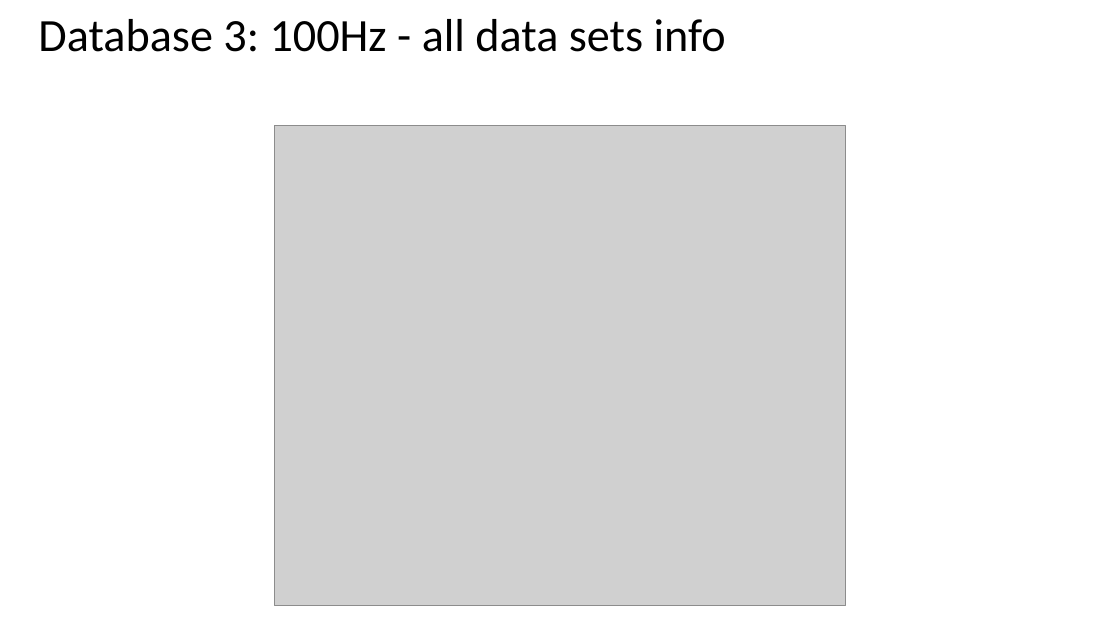
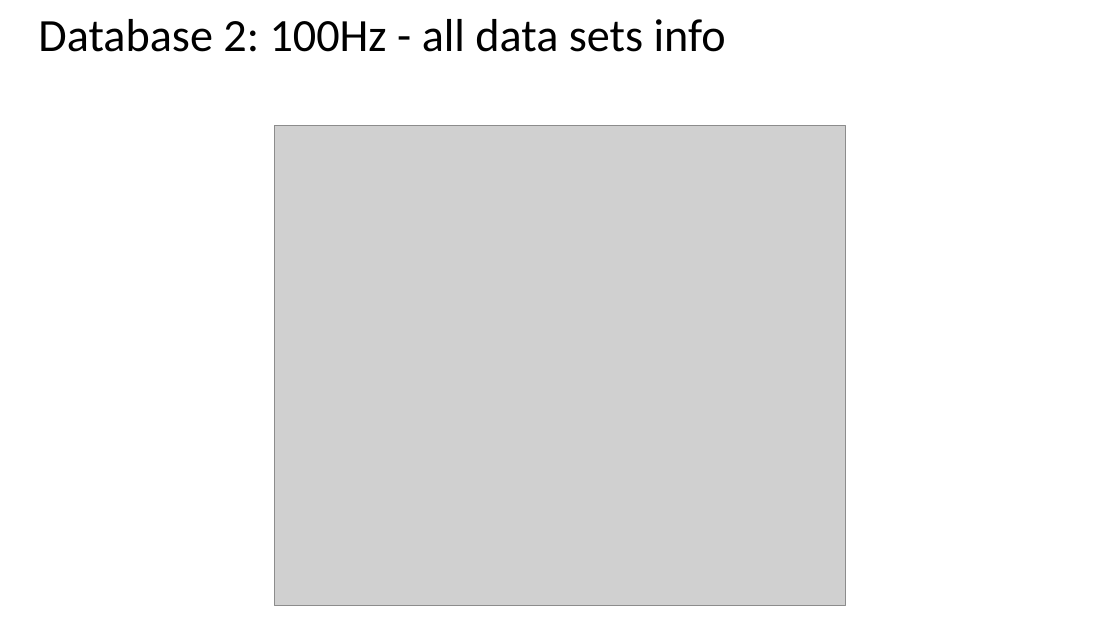
Before and after one commit to AntonioMarsella/github_ecg, a slide deck: slide 9 of db3_ucddb/Resampled/Detecting Sleep Apnea – Projet Period 2 - Resampling - SomeResults.pptx. Drawn at 1120x630 pixels with LibreOffice and Linux fonts; fonts in the diff are those of the drawing; grey boxes stand for pictures. Boxes give left, top, right and bottom in pixels: in the first picture for what was removed or moved away, otherwise in the second. Text is boxed around its words. In the diff, an @@ line names an element or a change of style, - is before the commit and + after.

Commit message:
Revert "typo: Database 2 -> Database 3"
This reverts commit a0170fdb9f83f744fddd5b95f46ad3e26b22d6be.

```diff
--- a/db3_ucddb/Resampled/Detecting Sleep Apnea – Projet Period 2 - Resampling - SomeResults.pptx
+++ b/db3_ucddb/Resampled/Detecting Sleep Apnea – Projet Period 2 - Resampling - SomeResults.pptx
@@ title at <box>38,19,726,52</box>: text changed @@
-Database 3: 100Hz - all data sets info
+Database 2: 100Hz - all data sets info
```
Also in this commit, not shown: 5 other slides changed, 1 other file.
